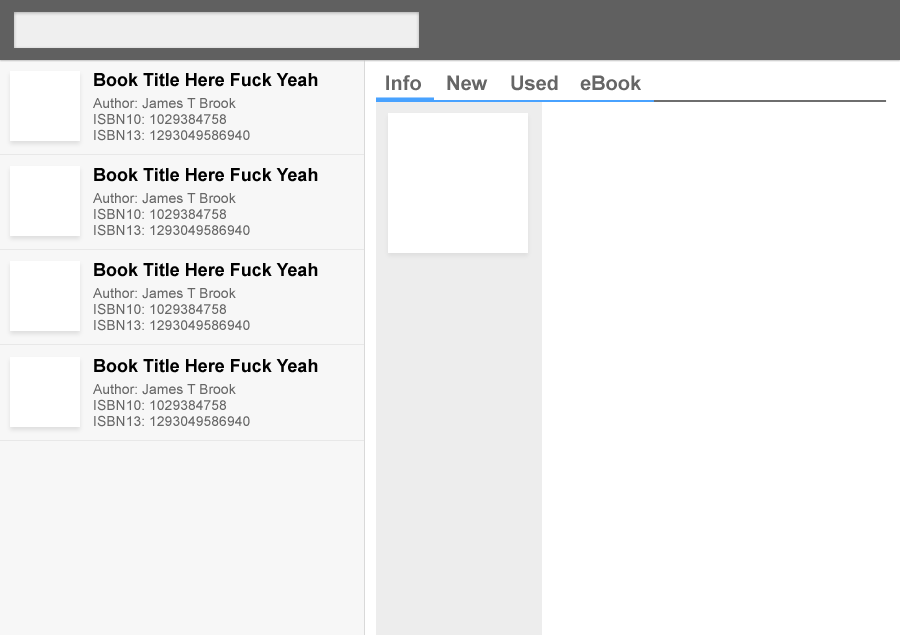
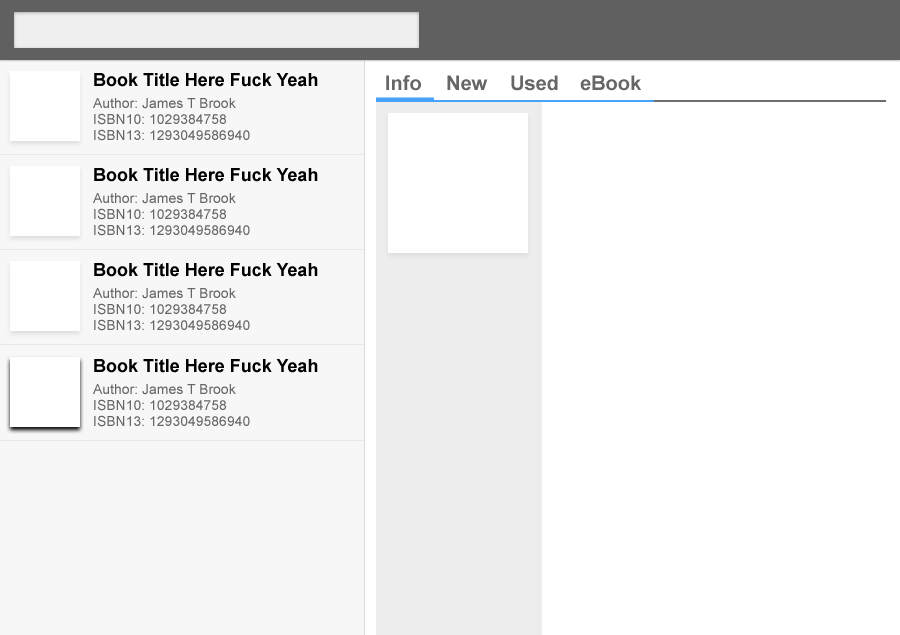
Two versions of the same layered image (900 x 635). Layer-by-layer changes:
pixels changed over [6, 356, 84, 434] (layer not identified)
